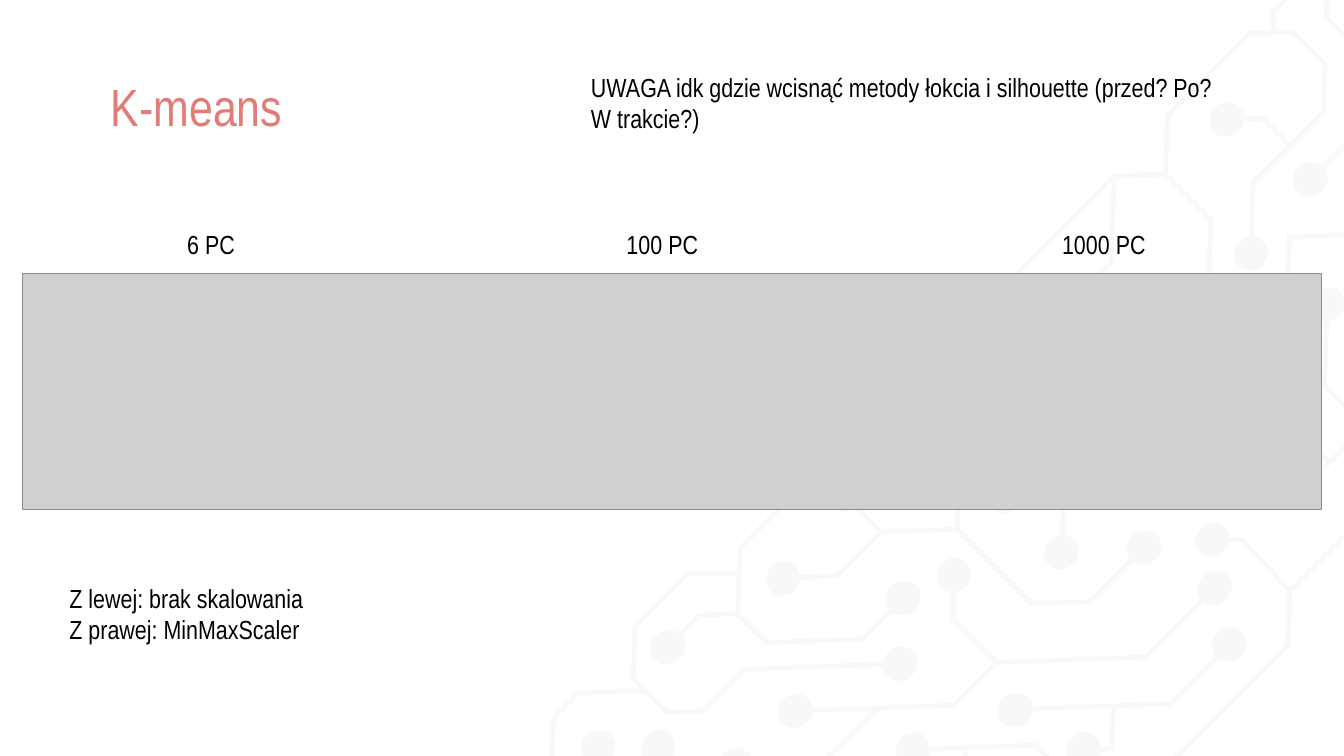
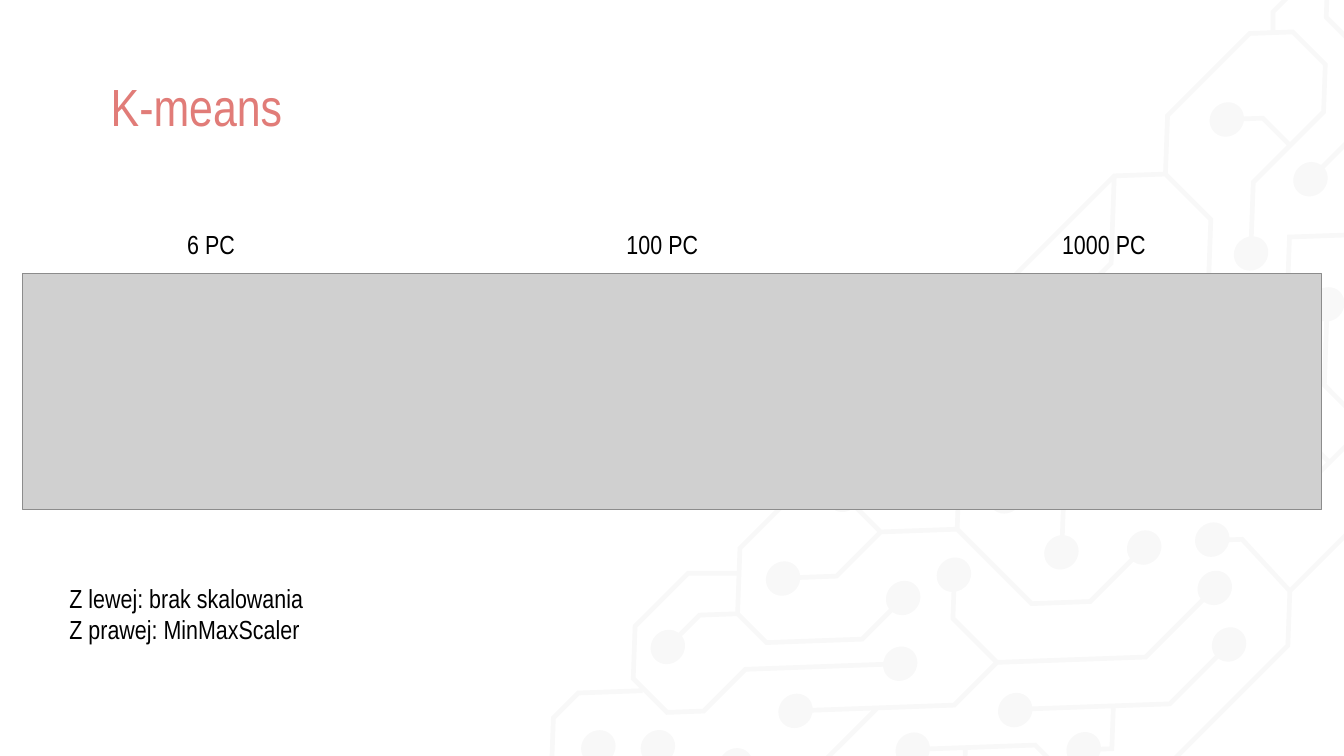
Before and after one commit to wi1lku/Introduction-to-machine-learning-, a slide deck: slide 25 of project2/Prezentacja.pptx. Drawn at 1344x756 pixels with LibreOffice and Linux fonts; fonts in the diff are those of the drawing; grey boxes stand for pictures. Boxes give left, top, right and bottom in pixels: in the first picture for what was removed or moved away, otherwise in the second. Text is boxed around its words. In the diff, an @@ line names an element or a change of style, - is before the commit and + after.

```diff
--- a/project2/Prezentacja.pptx
+++ b/project2/Prezentacja.pptx
@@ text removed at bbox=[591, 77, 1211, 134] @@
-UWAGA idk gdzie wcisnąć metody łokcia i silhouette (przed? Po?
-W trakcie?)
```
Also in this commit, not shown: 3 other slides changed.
